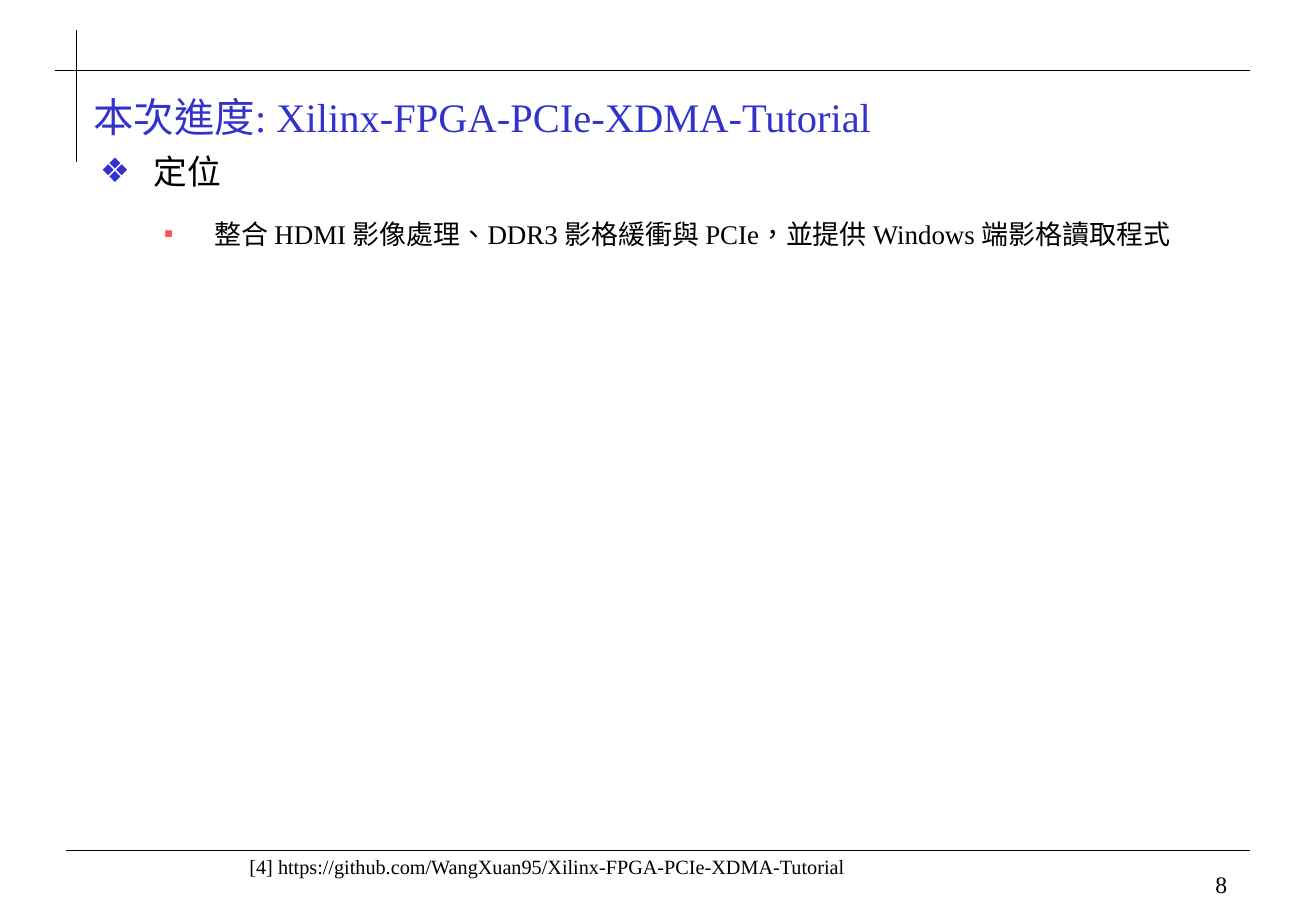
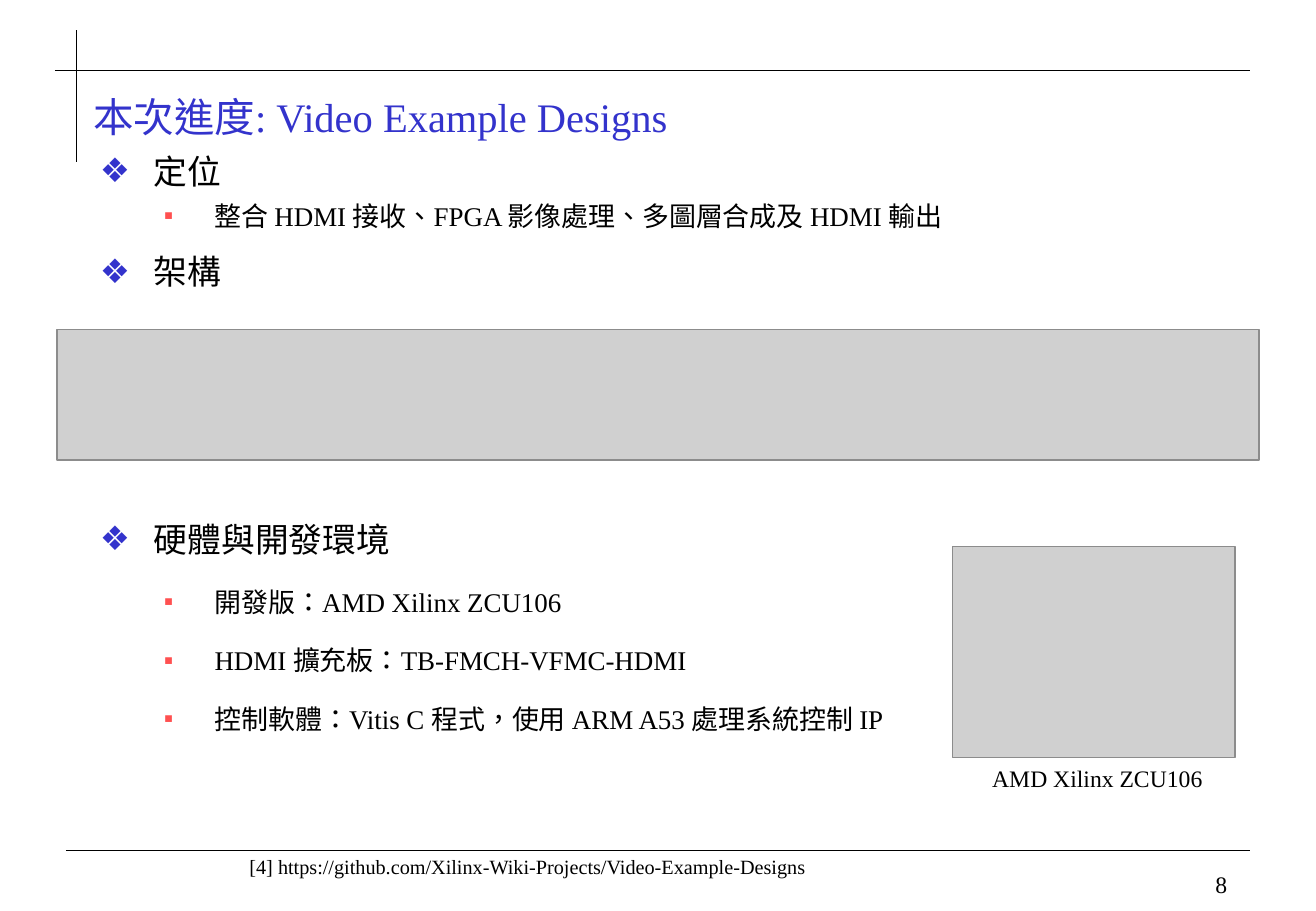
Before and after one commit to 0ilasis0/home, a slide deck: slide 8 of Onyx_進度報告_1013.pptx. Drawn at 1316x911 pixels with LibreOffice and Linux fonts; fonts in the diff are those of the drawing; grey boxes stand for pictures; background and template pictures are left out. Boxes give left, top, right and bottom in pixels: in the first picture for what was removed or moved away, otherwise in the second. Text is boxed around its words. In the diff, an @@ line names an element or a change of style, - is before the commit and + after.

```diff
--- a/Onyx_進度報告_1013.pptx
+++ b/Onyx_進度報告_1013.pptx
@@ title at (x1=93, y1=98, x2=667, y2=141): text changed @@
-本次進度: Xilinx-FPGA-PCIe-XDMA-Tutorial
+本次進度: Video Example Designs
@@ text at (x1=154, y1=203, x2=943, y2=732): text changed @@
-  ▪ 整合 HDMI 影像處理、DDR3 影格緩衝與 PCIe，並提供 Windows 端影格讀取程式
+  ▪ 整合 HDMI 接收、FPGA 影像處理、多圖層合成及 HDMI 輸出
+❖ 架構
+❖ 硬體與開發環境
+  ▪ 開發版：AMD Xilinx ZCU106
+  ▪ HDMI 擴充板：TB-FMCH-VFMC-HDMI
+  ▪ 控制軟體：Vitis C 程式，使用 ARM A53 處理系統控制 IP
@@ picture added at (x1=57, y1=329, x2=1260, y2=459) @@
@@ picture added at (x1=953, y1=547, x2=1235, y2=757) @@
@@ text added at (x1=992, y1=770, x2=1203, y2=788), 14 pt, text #000000 @@
+  AMD Xilinx ZCU106
@@ text at (x1=249, y1=860, x2=805, y2=878): text changed @@
-[4] https://github.com/WangXuan95/Xilinx-FPGA-PCIe-XDMA-Tutorial
+[4] https://github.com/Xilinx-Wiki-Projects/Video-Example-Designs
```
Also in this commit, not shown: 6 other slides changed, 3 other files.
